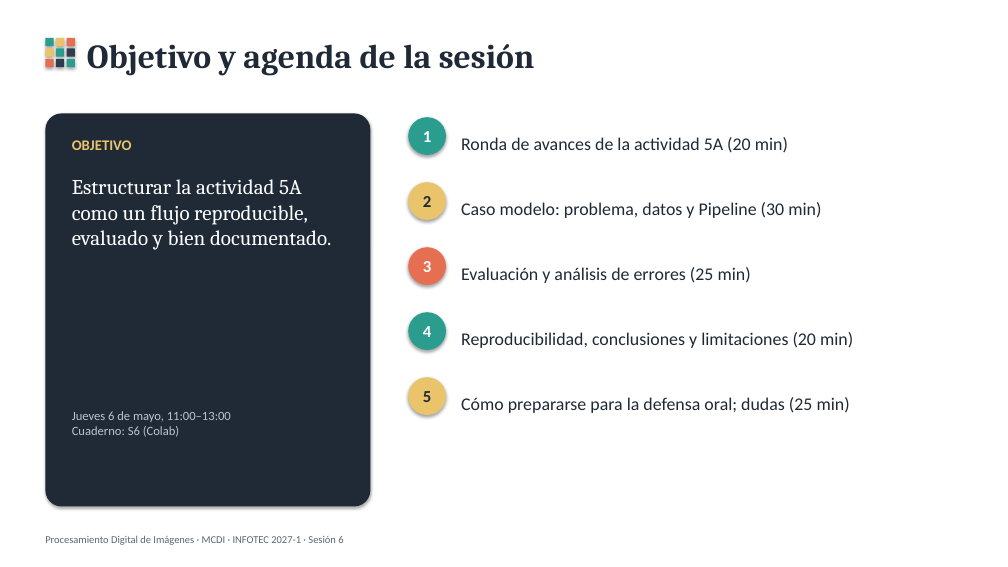
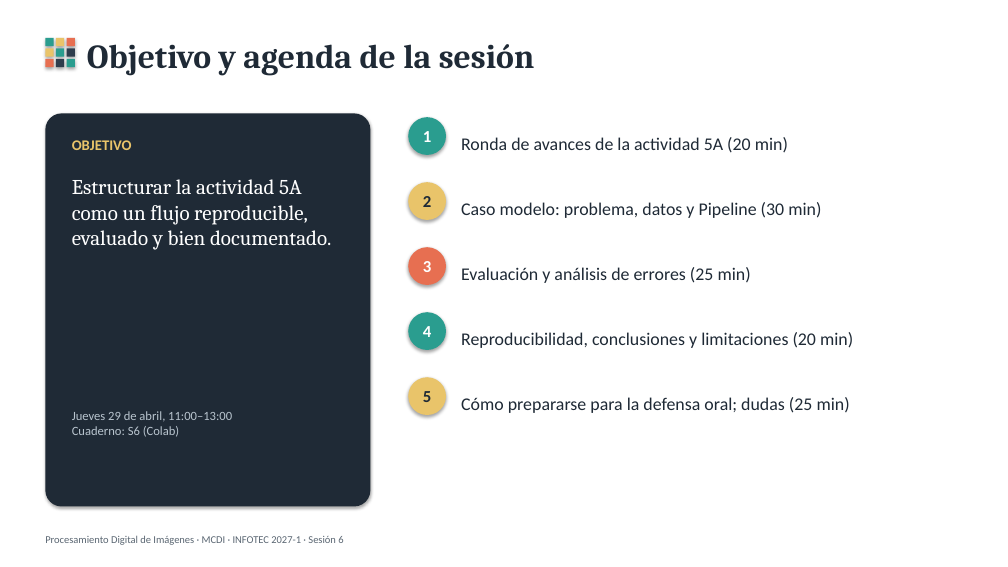
Before and after one commit to egonzalez1989/pdi-mcdi, a slide deck: slide 2 of presentaciones/S6_Flujo_completo_reconocimiento.pptx. Drawn at 1008x567 pixels with LibreOffice and Linux fonts; fonts in the diff are those of the drawing. Boxes give left, top, right and bottom in pixels: in the first picture for what was removed or moved away, otherwise in the second. Text is boxed around its words. In the diff, an @@ line names an element or a change of style, - is before the commit and + after.

```diff
--- a/presentaciones/S6_Flujo_completo_reconocimiento.pptx
+++ b/presentaciones/S6_Flujo_completo_reconocimiento.pptx
@@ text at bbox=[72, 411, 232, 422]: text changed @@
-Jueves 6 de mayo, 11:00–13:00
+Jueves 29 de abril, 11:00–13:00
```
Also in this commit, not shown: 2 other slides changed, 33 other files.
